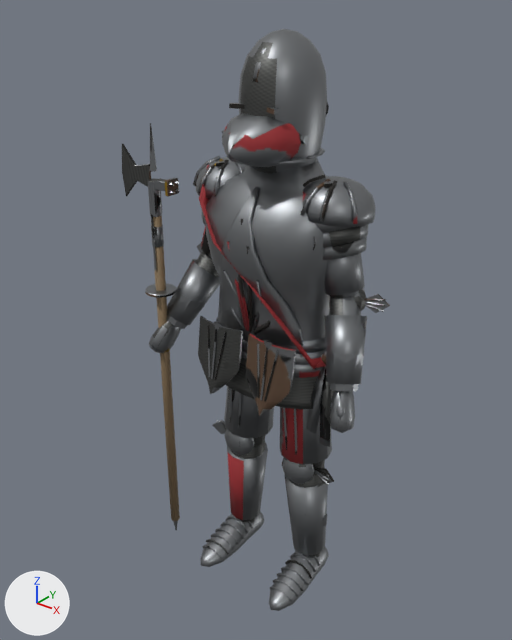
Renders of the glTF model Assets/Models/ArtBible/Enemies/Late/GothicManAtArms/glTF/GothicManAtArms.gltf from each side of a commit.
Camera for both pictures: a camera (50 mm lens) standing at (1.293, -1.744, 2.086) and looking at (-0.092, -0.013, 1.013). The axes (+X, +Y, +Z) are drawn at lower left. The lights are the same throughout. The older version comes first. Vertices at exactly the same position are counted once.

In view in the first picture: 'GothicManAtArms'.
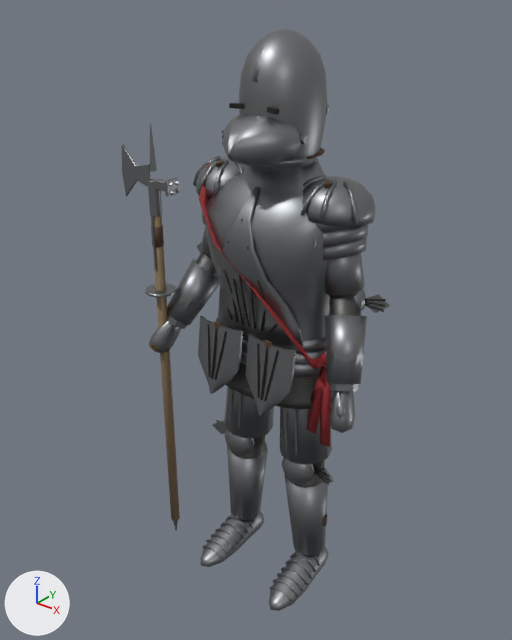
The change, as a list of edits to the scene's bpy script:
```text
Change me_gothicmanatarms:
    where me_gothicmanatarms.from_pydata(...)  # 4292 vertices, 7992 faces; spans x -0.54..0.39, y -0.26..0.21, z 0.0..1.95
    used by ob_gothicmanatarms; location = (0.0, 0.0, 0.0)
    me_gothicmanatarms part 1: the loose piece of 12 vertices spanning x -0.09..-0.01, y -0.17..-0.15, z 1.05..1.14 is multiplied about its middle by the matrix ((0.565, 0.155, 0.283), (-0.124, 0.631, -0.099), (-0.298, 0.032, 0.578)), then moved by (-0.03, 0.0, 0.01)
    me_gothicmanatarms part 2: the loose piece of 12 vertices spanning x -0.07..0.0, y -0.21..-0.16, z 1.06..1.26 is scaled about its middle by (0.341, 1, 0.926), then moved by (-0.02, 0.0, 0.01)
    me_gothicmanatarms part 3: the loose piece of 12 vertices spanning x -0.04..0.0, y -0.22..-0.16, z 1.06..1.37 is scaled about its middle by (0.438, 1, 0.951), then moved by (-0.01, 0.0, 0.01)
    me_gothicmanatarms part 4: the loose piece of 12 vertices spanning x -0.01..0.01, y -0.21..-0.16, z 1.06..1.44 is moved by (0.0, 0.0, 0.01)
    me_gothicmanatarms part 5: the loose piece of 12 vertices spanning x 0.0..0.04, y -0.22..-0.16, z 1.06..1.37 is scaled about its middle by (0.438, 1, 0.951), then moved by (0.01, 0.0, 0.01)
    me_gothicmanatarms part 6: the loose piece of 12 vertices spanning x 0.0..0.07, y -0.21..-0.16, z 1.06..1.26 is scaled about its middle by (0.341, 1, 0.926), then moved by (0.02, 0.0, 0.01)
    me_gothicmanatarms part 7: the loose piece of 12 vertices spanning x 0.01..0.09, y -0.17..-0.15, z 1.05..1.14 is multiplied about its middle by the matrix ((0.565, -0.155, -0.283), (0.124, 0.631, -0.099), (0.298, 0.032, 0.578)), then moved by (0.03, 0.0, 0.01)
    me_gothicmanatarms part 8: 5645 kept faces spanning x -0.54..0.39, y -0.26..0.21, z 0.0..1.95 get new texture (UV) coordinates
```

Location of each change, [x1, y1, x2, y2] in pixels of the pictures (512 x 640 px; the box of a moved part takes in the faces that stretch with it):
part 1 of me_gothicmanatarms, moved or reshaped
    before: [231, 307, 244, 330]
    after: [227, 307, 233, 320]
part 2 of me_gothicmanatarms, moved or reshaped
    before: [223, 270, 246, 330]
    after: [223, 270, 238, 322]
part 3 of me_gothicmanatarms, moved or reshaped
    before: [227, 241, 247, 331]
    after: [227, 241, 244, 325]
part 4 of me_gothicmanatarms, moved or reshaped
    before: [238, 219, 249, 331]
    after: [239, 219, 250, 327]
part 5 of me_gothicmanatarms, moved or reshaped
    before: [246, 246, 252, 332]
    after: [247, 246, 256, 329]
part 6 of me_gothicmanatarms, moved or reshaped
    before: [251, 280, 262, 333]
    after: [257, 281, 266, 331]
part 7 of me_gothicmanatarms, moved or reshaped
    before: [253, 320, 270, 335]
    after: [268, 324, 277, 333]
part 8 of me_gothicmanatarms, surface changed
    both: [122, 39, 387, 580]
